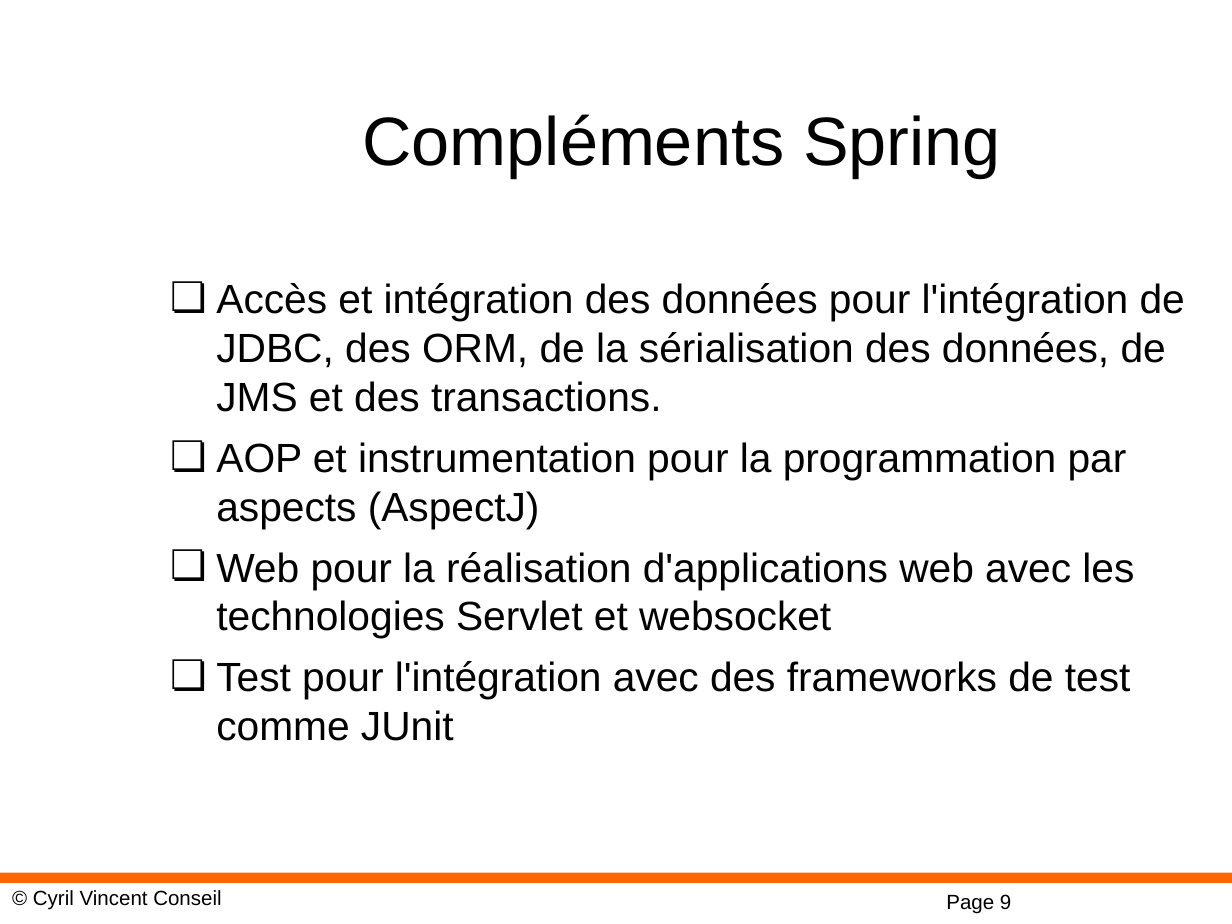
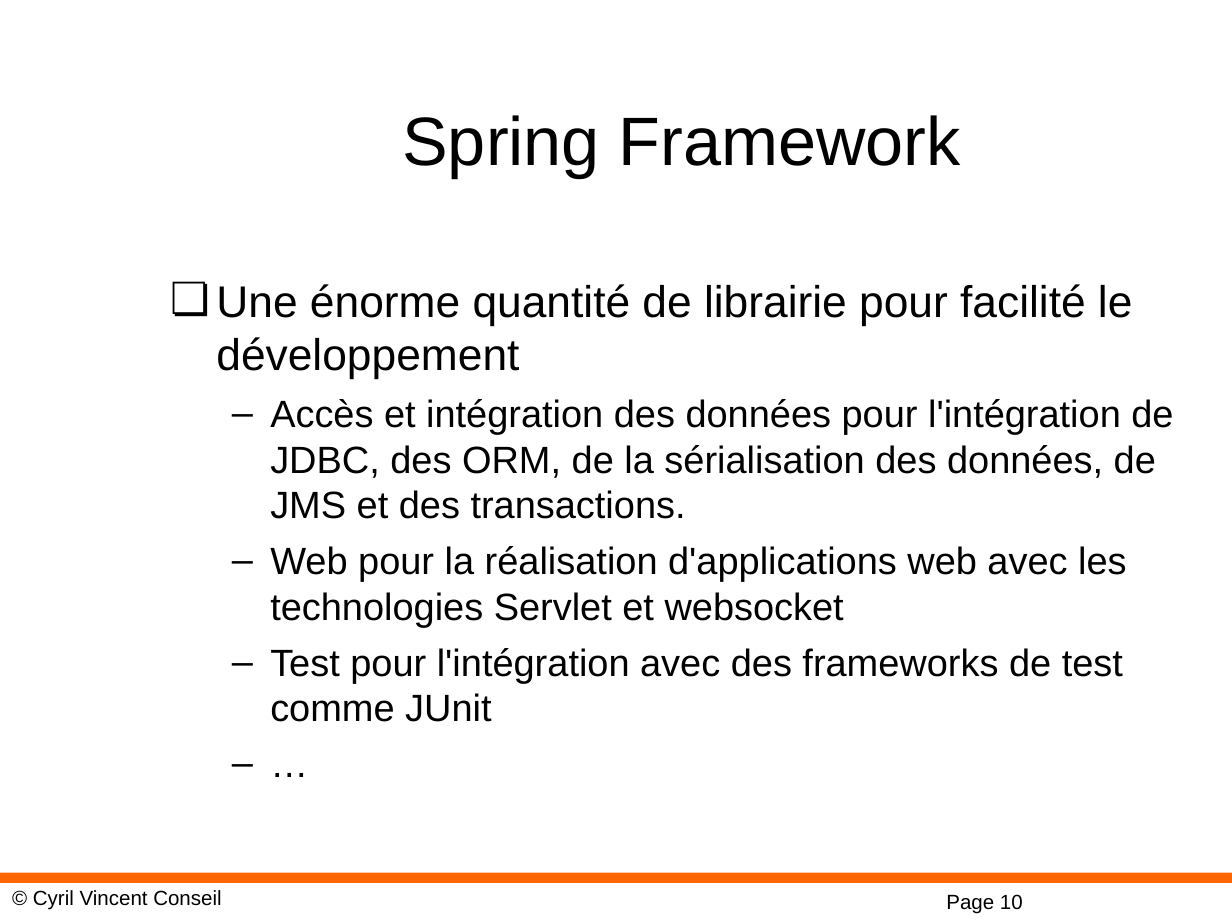
Before and after one commit to cyrilvincent/spring, a slide deck: slide 10 of ppt/01-SpringIntro.ppt (slide 9 before the commit). Drawn at 1232x924 pixels with LibreOffice and Linux fonts; fonts in the diff are those of the drawing; background and template pictures are left out. Boxes give left, top, right and bottom in pixels: in the first picture for what was removed or moved away, otherwise in the second. Text is boxed around its words. In the diff, an @@ line names an element or a change of style, - is before the commit and + after.

```diff
--- a/ppt/01-SpringIntro.ppt
+++ b/ppt/01-SpringIntro.ppt
@@ title at box(402, 115, 961, 178): text changed @@
-Compléments Spring
+Spring Framework
@@ text at box(216, 284, 1173, 722): paragraph added @@
+  – …
@@ text at box(216, 284, 1132, 378): paragraph added @@
+❏ Une énorme quantité de librairie pour facilité le développement
@@ text at box(270, 399, 1173, 722): size 23.8 to 22.2 pt in "Accès et intégration des données pour l'intégration ...", "Web pour la réalisation d'applications web avec ...", "Test pour l'intégration avec des frameworks de ..."; bullet ❏ to –; list level 1 to 2 in "Accès et intégration des données ..."; list level 1 to 2 in "Web pour la réalisation d'applications ..."; list level 1 to 2 in "Test pour l'intégration avec des ..." @@
@@ text at box(216, 442, 1127, 528): paragraph removed @@
-❏ AOP et instrumentation pour la programmation par aspects (AspectJ)
@@ page number at box(946, 894, 1023, 914): text changed @@
-Page 9
+Page 10
```
Also in this commit, not shown: 3 other slides changed, 5 slides added, 2 slides removed, 14 other files.
